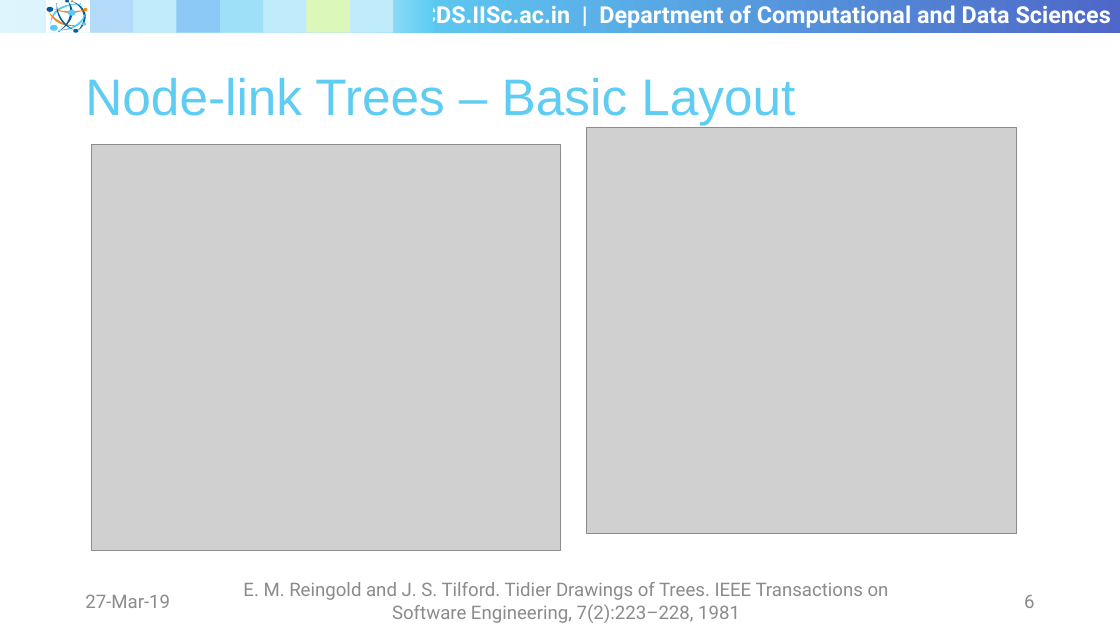
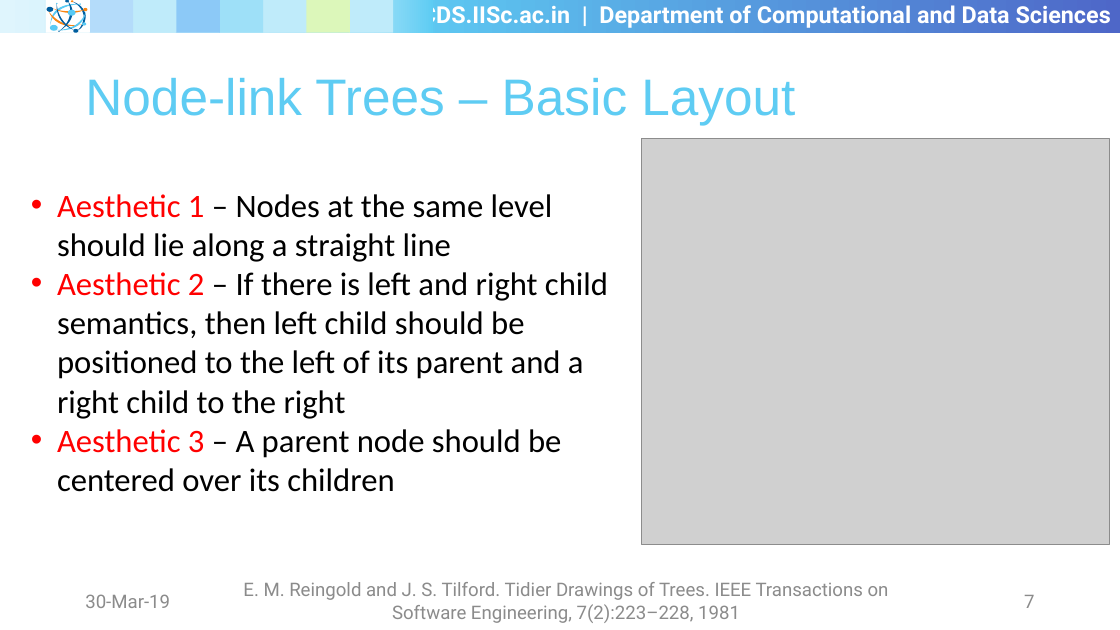
Before and after one commit to shriramrseee/ds294, a slide deck: slide 7 of Seminar/Seminar.pptx (slide 6 before the commit). Drawn at 1120x630 pixels with LibreOffice and Linux fonts; fonts in the diff are those of the drawing; grey boxes stand for pictures; background and template pictures are left out. Boxes give left, top, right and bottom in pixels: in the first picture for what was removed or moved away, otherwise in the second. Text is boxed around its words. In the diff, an @@ line names an element or a change of style, - is before the commit and + after.

```diff
--- a/Seminar/Seminar.pptx
+++ b/Seminar/Seminar.pptx
@@ picture removed at bbox=[586, 127, 1017, 534] @@
@@ picture: place and size @@
-picture at bbox=[92, 145, 560, 550]
+picture at bbox=[642, 139, 1111, 544]
@@ text added at bbox=[57, 194, 608, 492], 28 pt, text #000000 @@
+• Aesthetic 1 – Nodes at the same level should lie along a straight line
+• Aesthetic 2 – If there is left and right child semantics, then left child should be positioned to the left of its parent and a right child to the right
+• Aesthetic 3 – A parent node should be centered over its children
@@ text at bbox=[85, 594, 170, 608]: text changed @@
-27-Mar-19
+30-Mar-19
@@ page number at bbox=[1024, 595, 1034, 608]: text changed @@
-6
+7
```
Also in this commit, not shown: 6 other slides changed, 1 slide added, 2 other files.
